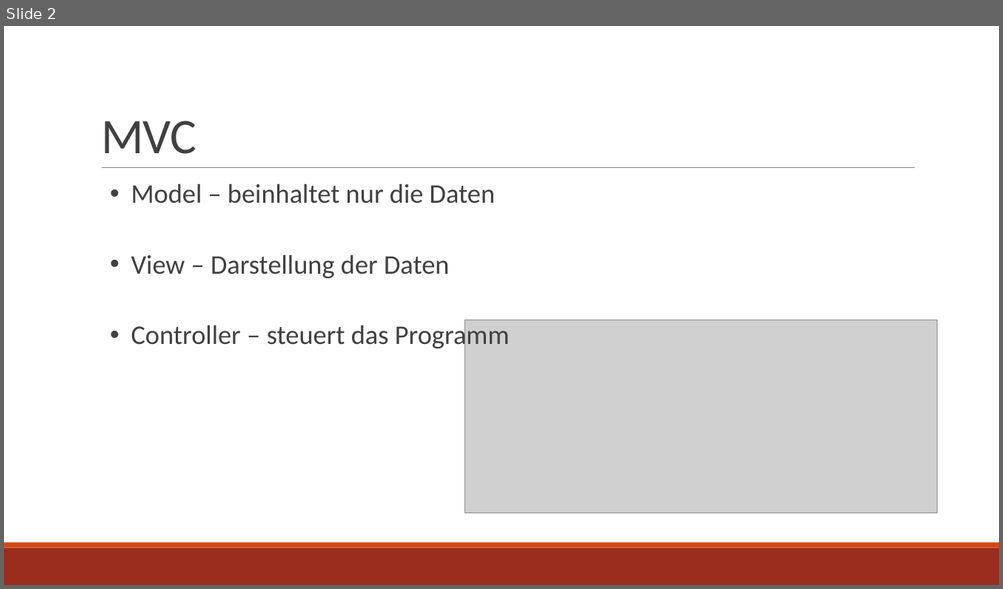
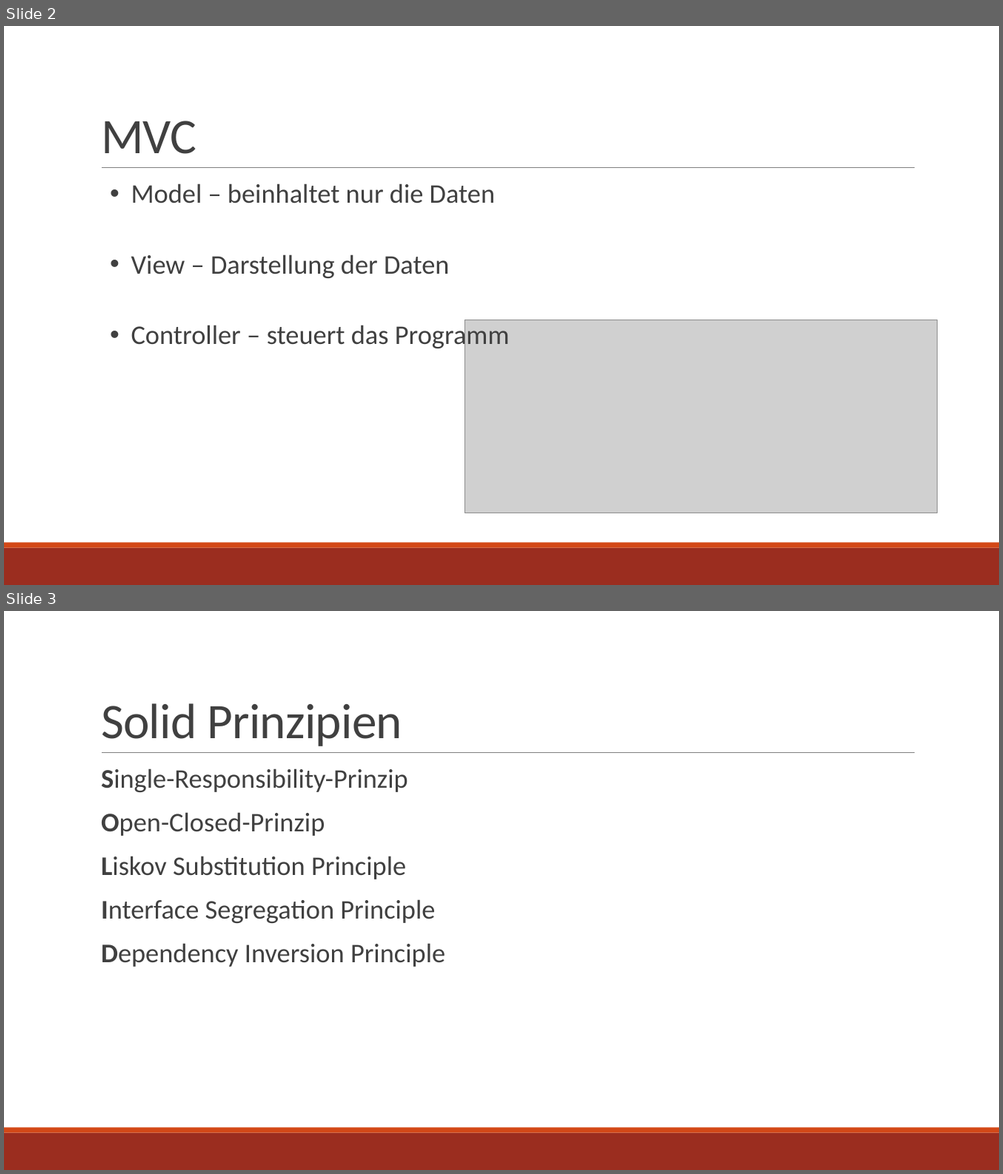
Before and after one commit to SchwulibertGeilhuber/AA_MVC, a slide deck: Präsentation.pptx. Shown one above the other, each under a label of ours: slide 2 before the commit, slides 2 and 3 after it. The pictures are 1003x589 and 1003x1174 pixels, drawn with LibreOffice and Linux fonts; fonts in the diff are those of the drawing; grey boxes stand for pictures. Boxes give left, top, right and bottom in pixels: in the first picture for what was removed or moved away, otherwise in the second. Text is boxed around its words. In the diff, an @@ line names an element or a change of style, - is before the commit and + after.

Commit message:
Changed the Presentation

```diff
--- a/Präsentation.pptx
+++ b/Präsentation.pptx
@@ slide 3 added at <box>4,611,999,1170</box>, background #FFFFFF; not listed: 3 template elements that a slide beside it also shows @@
@@ title added at <box>101,703,402,746</box>, 48 pt, text #404040 @@
+Solid Prinzipien
@@ text added at <box>101,769,445,967</box>, 26 pt, text #404040 @@
+  Single-Responsibility-Prinzip
+  Open-Closed-Prinzip
+  Liskov Substitution Principle
+  Interface Segregation Principle
+  Dependency Inversion Principle
```
